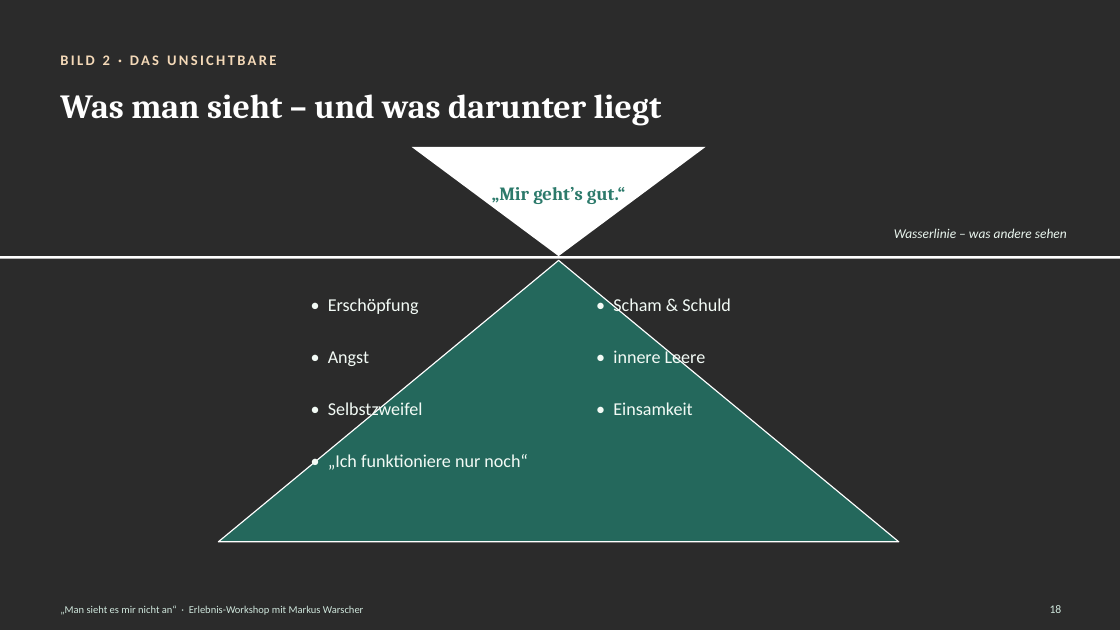
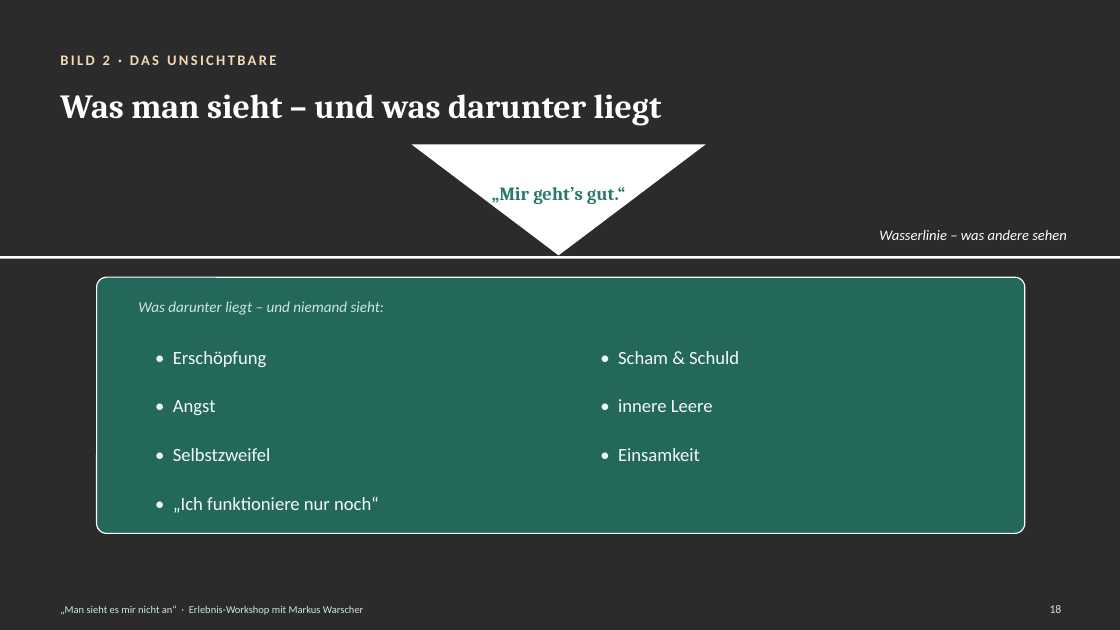
Before and after one commit to warscher80/spanwerk-datenschutz, a slide deck: slide 18 of workshop-psychische-gesundheit/Foliensatz_Man-sieht-es-mir-nicht-an.pptx. Drawn at 1120x630 pixels with LibreOffice and Linux fonts; fonts in the diff are those of the drawing; background and template pictures are left out; a plain dark background stands for a picture behind light text. Boxes give left, top, right and bottom in pixels: in the first picture for what was removed or moved away, otherwise in the second. Text is boxed around its words. In the diff, an @@ line names an element or a change of style, - is before the commit and + after.

```diff
--- a/workshop-psychische-gesundheit/Foliensatz_Man-sieht-es-mir-nicht-an.pptx
+++ b/workshop-psychische-gesundheit/Foliensatz_Man-sieht-es-mir-nicht-an.pptx
@@ text "Wasserlinie – was andere sehen" at (x1=879, y1=230, x2=1067, y2=240): size 11.5 to 12.5 pt, text colour #EAF6EF to #FFFFFF @@
@@ triangle removed at (x1=218, y1=260, x2=899, y2=542) @@
@@ rounded rectangle added at (x1=97, y1=277, x2=1025, y2=534), fill #24685C, outline #FFFFFF 1 pt @@
@@ text added at (x1=138, y1=301, x2=384, y2=315), 13 pt, text #CFE6DC, italic @@
+Was darunter liegt – und niemand sieht:
@@ size 15.5 to 16 pt in 7 elements at (x1=618, y1=448, x2=700, y2=461), (x1=173, y1=497, x2=379, y2=513), (x1=618, y1=399, x2=713, y2=412), (x1=173, y1=448, x2=271, y2=461), (x1=618, y1=351, x2=739, y2=364), (x1=173, y1=400, x2=216, y2=415), (x1=173, y1=351, x2=267, y2=367) @@
@@ text "• Erschöpfung" moved from (x1=328, y1=298, x2=419, y2=314) to (x1=173, y1=351, x2=267, y2=367) @@
@@ text "• Scham & Schuld" moved from (x1=613, y1=298, x2=731, y2=317) to (x1=618, y1=351, x2=739, y2=364) @@
@@ text "• Angst" moved from (x1=328, y1=351, x2=369, y2=366) to (x1=173, y1=400, x2=216, y2=415) @@
@@ text "• innere Leere" moved from (x1=613, y1=349, x2=706, y2=369) to (x1=618, y1=399, x2=713, y2=412) @@
@@ text "• Selbstzweifel" moved from (x1=328, y1=401, x2=423, y2=421) to (x1=173, y1=448, x2=271, y2=461) @@
@@ text "• Einsamkeit" moved from (x1=613, y1=402, x2=692, y2=415) to (x1=618, y1=448, x2=700, y2=461) @@
@@ text "• „Ich funktioniere nur noch“" moved from (x1=328, y1=454, x2=527, y2=470) to (x1=173, y1=497, x2=379, y2=513) @@
```
Also in this commit, not shown: 1 other slide changed.
